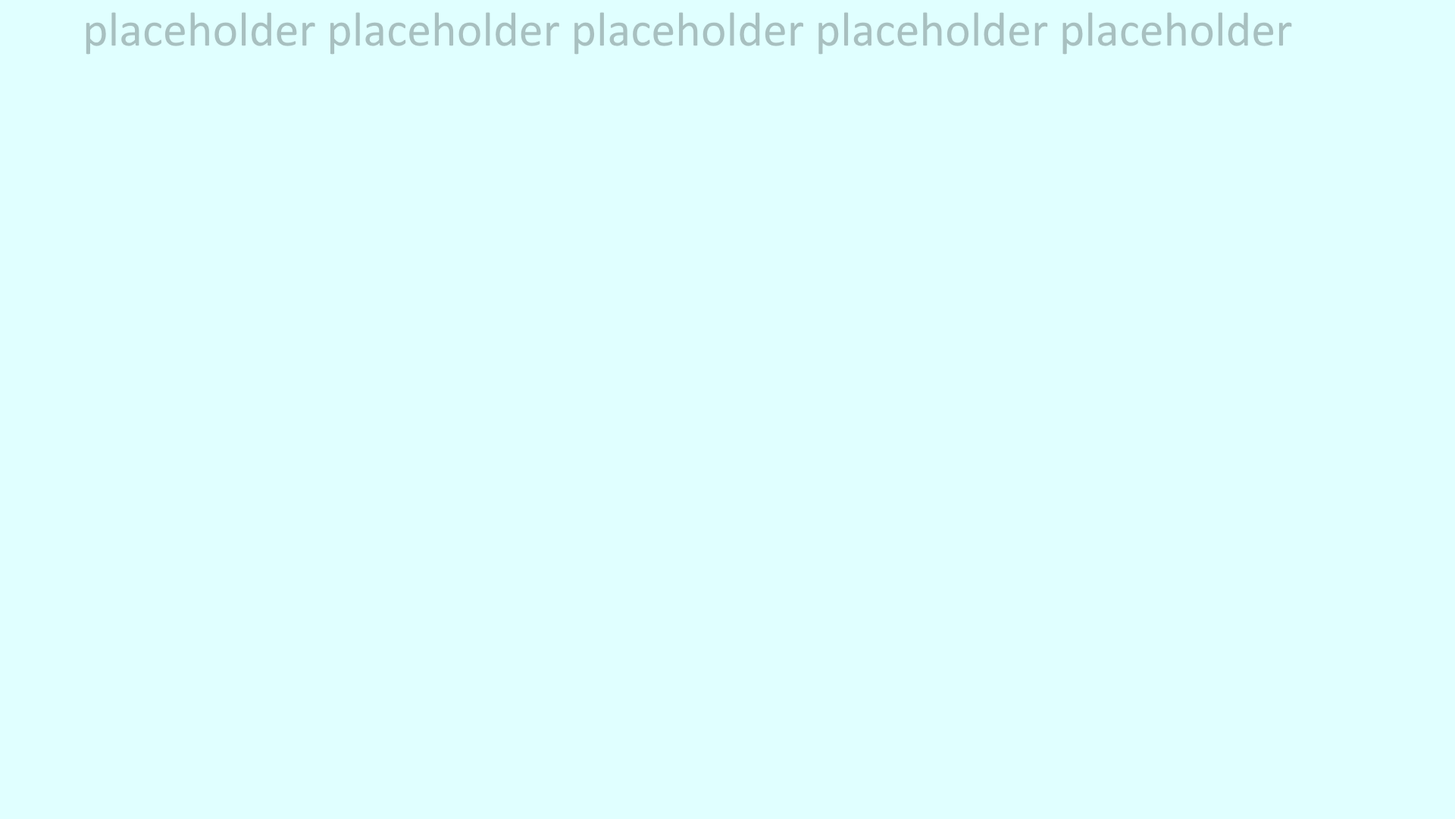
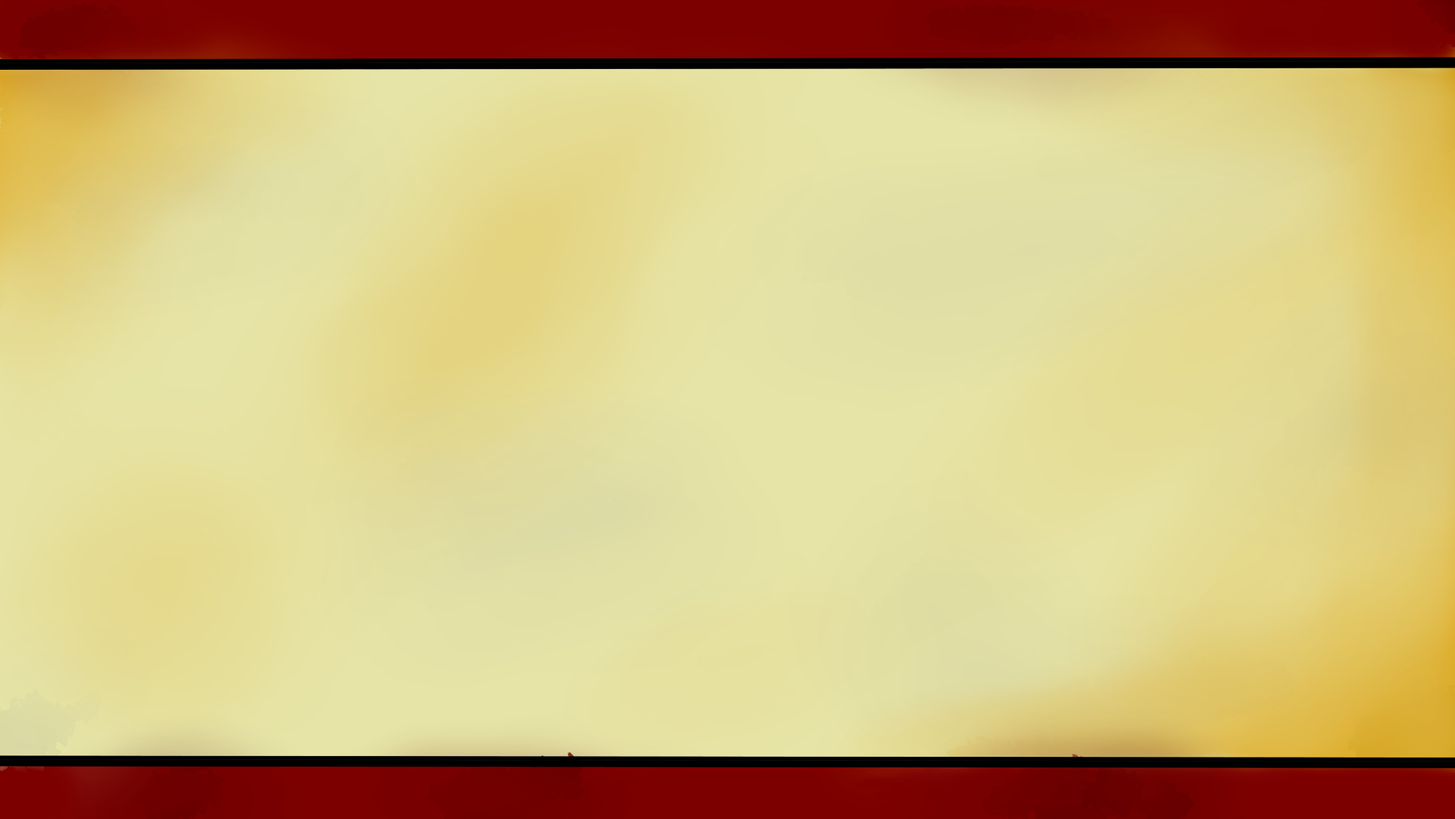
Two versions of the same layered image (1455 × 819). Layer-by-layer changes:
added layer "Laag 2" above "Laag 0" over [0, 0, 1455, 819]
hid "Laag 0" over [0, 0, 1455, 819]
